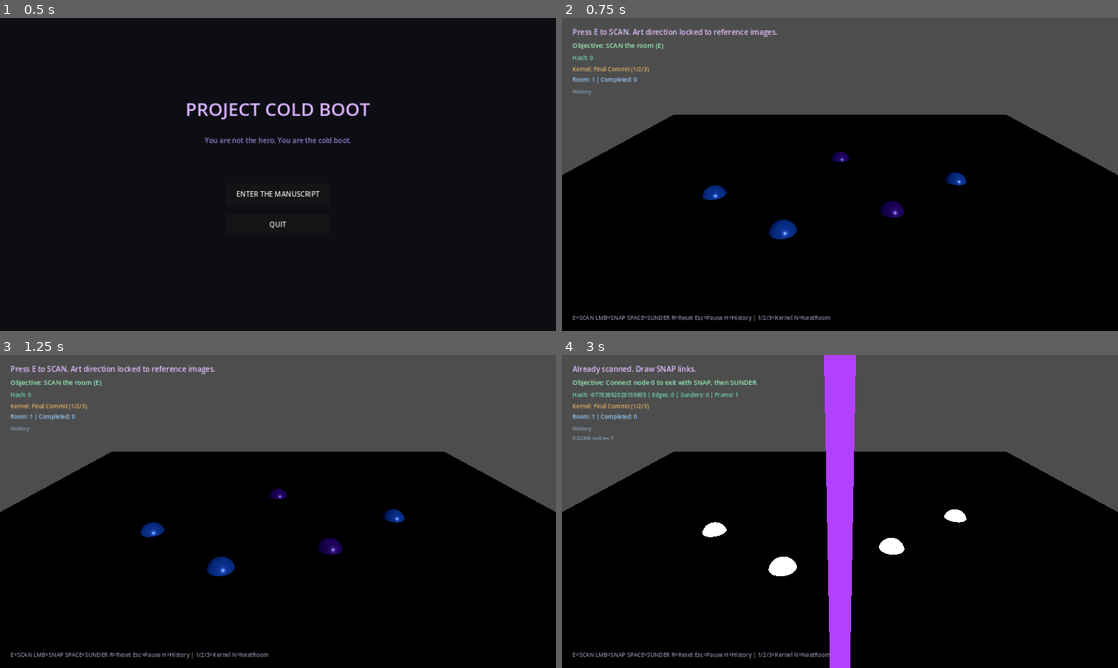
Above: before the commit, frames 1-4 (two rows, left to right).
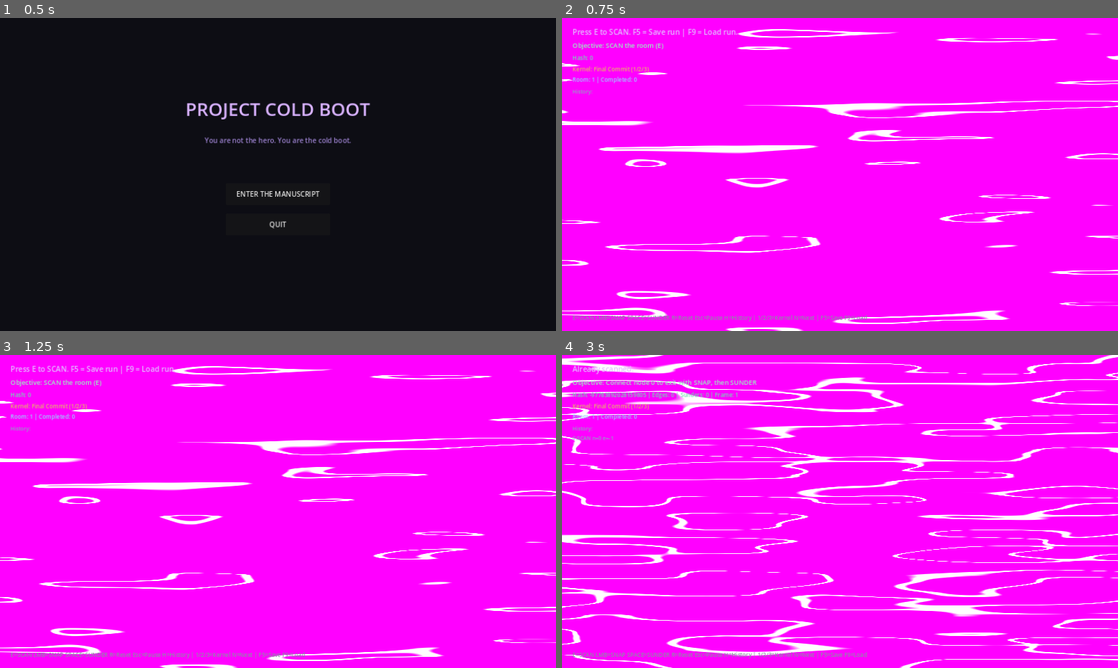
Above: after the commit, the same moments.

Repository: beyond-repair/Project-Cold-Boot
Game: Godot game, scene res://scenes/main_menu/MainMenu.tscn
The game is run twice, just before and just after one commit, with the same random seed, the same clock (stepped at 60 frames per second) and the same inputs.
Inputs (mouse positions are in pixels of both pictures, inside the frame that each line leads up to):
- Up to frame 1 (0.5 s): no input
- Up to frame 2 (0.75 s): click "ENTER THE MANUSCRIPT" at 0.5 s
- Up to frame 3 (1.25 s): no input
- Up to frame 4 (3 s): tap E (scan) at 1.25 s; move the mouse to (962, 495) at 1.27 s; hold E (scan) 1.28-2.03 s; click (962, 495) at 1.42 s; tap Space (sunder) at 1.55, 2.1 s; move the mouse to (728, 527) at 2.02 s; click (728, 527) at 2.17 s; tap N at 2.3, 2.85 s; move the mouse to (895, 442) at 2.77 s; hold E (scan) from 2.78 s (still down); click (895, 442) at 2.92 s

Frame 1 is identical in both runs. In frame 2, 100% of the frame differs, in the area x 0-100%, y 0-100%; in frame 3, 100%; in frame 4, 100%.

Commit message:
Cycle 6: Compositor wiring + MutationLog save/load
- Full-screen compositor ColorRect using domain_warp_compositor.gdshader
- Runtime ViewportTexture assignment from Layer0 / Layer1 SubViewports
- bleed_intensity driven by SCAN state
- MutationLog + run state save/load (F5 save, F9 load)
- Docs and STATUS updated
Playable slice retained; art direction respected

Diff:
--- a/godot/scenes/vertical_slice/VerticalSlice.tscn
+++ b/godot/scenes/vertical_slice/VerticalSlice.tscn
@@ -6,36 +6,37 @@
 size = Vector3(20, 0.2, 20)
 
 [sub_resource type="StandardMaterial3D" id="Mat_floor"]
-albedo_color = Color(0.07, 0.07, 0.11, 1)
+albedo_color = Color(0.03, 0.03, 0.05, 1)
 
 [sub_resource type="BoxMesh" id="BoxMesh_seam"]
 size = Vector3(0.18, 7, 14)
 
 [sub_resource type="StandardMaterial3D" id="Mat_seam"]
-albedo_color = Color(0.55, 0.15, 1, 1)
+albedo_color = Color(0.7, 0.25, 1, 1)
 emission_enabled = true
-emission = Color(0.7, 0.25, 1, 1)
-emission_energy_multiplier = 5.0
+emission = Color(0.85, 0.35, 1, 1)
+emission_energy_multiplier = 8.0
+shading_mode = 0
 
 [sub_resource type="CapsuleMesh" id="Capsule_auditor"]
 radius = 0.4
 height = 1.85
 
 [sub_resource type="StandardMaterial3D" id="Mat_auditor"]
-albedo_color = Color(0.08, 0.08, 0.1, 1)
+albedo_color = Color(0.06, 0.06, 0.08, 1)
 emission_enabled = true
-emission = Color(0.35, 0.05, 0.45, 1)
-emission_energy_multiplier = 1.0
+emission = Color(0.35, 0.05, 0.55, 1)
+emission_energy_multiplier = 1.8
 
 [sub_resource type="CapsuleMesh" id="Capsule_sable"]
 radius = 0.32
 height = 1.6
 
 [sub_resource type="StandardMaterial3D" id="Mat_sable"]
-albedo_color = Color(0.12, 0.04, 0.18, 1)
+albedo_color = Color(0.09, 0.03, 0.14, 1)
 emission_enabled = true
-emission = Color(0.55, 0.2, 0.85, 1)
-emission_energy_multiplier = 2.0
+emission = Color(0.6, 0.2, 0.95, 1)
+emission_energy_multiplier = 2.4
 
 [sub_resource type="Environment" id="Env_Layer0"]
 background_mode = 1
@@ -96,7 +97,7 @@
 
 [node name="SubViewport_Layer0" type="SubViewport" parent="DualLayerViewports"]
 own_world_3d = true
-size = Vector2i(640, 360)
+size = Vector2i(960, 540)
 render_target_update_mode = 4
 
 [node name="WorldEnvironment_L0" type="WorldEnvironment" parent="DualLayerViewports/SubViewport_Layer0"]
@@ -108,7 +109,7 @@
 
 [node name="SubViewport_Layer1" type="SubViewport" parent="DualLayerViewports"]
 own_world_3d = true
-size = Vector2i(640, 360)
+size = Vector2i(960, 540)
 render_target_update_mode = 4
 
 [node name="WorldEnvironment_L1" type="WorldEnvironment" parent="DualLayerViewports/SubViewport_Layer1"]
@@ -119,6 +120,16 @@
 fov = 52.0
 
 [node name="UI" type="CanvasLayer" parent="."]
+
+[node name="CompositorRect" type="ColorRect" parent="UI"]
+z_index = -10
+anchors_preset = 15
+anchor_right = 1.0
+anchor_bottom = 1.0
+grow_horizontal = 2
+grow_vertical = 2
+mouse_filter = 2
+color = Color(0, 0, 0, 0.01)
 
 [node name="StatusLabel" type="Label" parent="UI"]
 offset_left = 24.0
@@ -177,11 +188,11 @@
 [node name="HelpLabel" type="Label" parent="UI"]
 offset_left = 24.0
 offset_top = 680.0
-offset_right = 1100.0
+offset_right = 1200.0
 offset_bottom = 710.0
 theme_override_colors/font_color = Color(0.55, 0.55, 0.65, 1)
 theme_override_font_sizes/font_size = 13
-text = "E=SCAN LMB=SNAP SPACE=SUNDER R=Reset Esc=Pause H=History | 1/2/3=Kernel N=NextRoom"
+text = "E=SCAN LMB=SNAP SPACE=SUNDER R=Reset Esc=Pause H=History | 1/2/3=Kernel N=Next | F5=Save F9=Load"
 
 [node name="WinPanel" type="PanelContainer" parent="UI"]
 visible = false
@@ -199,7 +210,7 @@
 layout_mode = 2
 theme_override_colors/font_color = Color(0.85, 0.7, 1, 1)
 theme_override_font_sizes/font_size = 18
-text = "ROOM REWRITTEN\nSable: \"Another fragment secured.\"\nPress N for next room | R to reset"
+text = "ROOM REWRITTEN\nSable: \"Another fragment secured.\"\nN = next room | F5 = save | R = reset"
 horizontal_alignment = 1
 vertical_alignment = 1
 
--- a/godot/scripts/vertical_slice/VerticalSlice.gd
+++ b/godot/scripts/vertical_slice/VerticalSlice.gd
@@ -1,5 +1,5 @@
 extends Node3D
-## Vertical Slice — Cycle 5: Visual fidelity pass aligned to locked art.
+## Vertical Slice — Cycle 6: compositor wiring + save/load.
 
 @onready var status_label: Label = $UI/StatusLabel
 @onready var help_label: Label = $UI/HelpLabel
@@ -18,6 +18,9 @@
 @onready var cam_main: Camera3D = $Camera3D
 @onready var cam_l0: Camera3D = $DualLayerViewports/SubViewport_Layer0/Camera3D_L0
 @onready var cam_l1: Camera3D = $DualLayerViewports/SubViewport_Layer1/Camera3D_L1
+@onready var sv_l0: SubViewport = $DualLayerViewports/SubViewport_Layer0
+@onready var sv_l1: SubViewport = $DualLayerViewports/SubViewport_Layer1
+@onready var compositor_rect: ColorRect = $UI/CompositorRect
 @onready var floor_mesh: MeshInstance3D = $Floor
 
 var selected_node: int = -1
@@ -25,6 +28,9 @@
 var demo_complete: bool = false
 var paused: bool = false
 var show_history: bool = true
+var compositor_mat: ShaderMaterial
+
+const SAVE_PATH := "user://coldboot_run.save"
 
 func _ready() -> void:
 	GameState.graph_changed.connect(_rebuild_visuals)
@@ -41,41 +47,61 @@
 	pause_panel.visible = false
 	history_label.visible = show_history
 	_apply_atmosphere()
+	_setup_compositor()
 	_rebuild_visuals()
 	_update_objective()
 	_update_kernel_ui()
 	_update_room_ui()
-	_update_ui("Press E to SCAN. Art direction locked to reference images.")
-	help_label.text = "E=SCAN LMB=SNAP SPACE=SUNDER R=Reset Esc=Pause H=History | 1/2/3=Kernel N=NextRoom"
+	_update_ui("Press E to SCAN. F5 = Save run | F9 = Load run.")
+	help_label.text = "E=SCAN LMB=SNAP SPACE=SUNDER R=Reset Esc=Pause H=History | 1/2/3=Kernel N=Next | F5=Save F9=Load"
+
+func _setup_compositor() -> void:
+	if compositor_rect == null:
+		return
+	var shader := load("res://shaders/domain_warp_compositor.gdshader") as Shader
+	if shader == null:
+		push_warning("Compositor shader not found")
+		return
+	compositor_mat = ShaderMaterial.new()
+	compositor_mat.shader = shader
+	# ViewportTextures assigned at runtime
+	var tex0 := ViewportTexture.new()
+	tex0.viewport_path = sv_l0.get_path()
+	var tex1 := ViewportTexture.new()
+	tex1.viewport_path = sv_l1.get_path()
+	compositor_mat.set_shader_parameter("layer0_tex", tex0)
+	compositor_mat.set_shader_parameter("layer1_tex", tex1)
+	compositor_mat.set_shader_parameter("bleed_intensity", 0.15)
+	compositor_mat.set_shader_parameter("seam_width", 0.04)
+	compositor_mat.set_shader_parameter("warp_strength", 0.55)
+	compositor_mat.set_shader_parameter("violet_seam", Color(0.82, 0.35, 1.0))
+	compositor_mat.set_shader_parameter("seam_emission", 4.5)
+	compositor_rect.material = compositor_mat
+	compositor_rect.visible = true
+	# Start subtle; SCAN increases bleed
+
+func _set_bleed(amount: float) -> void:
+	if compositor_mat:
+		compositor_mat.set_shader_parameter("bleed_intensity", clamp(amount, 0.0, 1.0))
 
 func _apply_atmosphere() -> void:
-	# Dark wet cyber-noir / gothic base matching reference
 	var floor_mat := StandardMaterial3D.new()
 	floor_mat.albedo_color = Color(0.03, 0.03, 0.05)
 	floor_mat.metallic = 0.7
 	floor_mat.roughness = 0.25
-	floor_mat.specular_mode = BaseMaterial3D.SPECULAR_SCHLICK_GGX
 	floor_mesh.material_override = floor_mat
-
-	# Auditor — dark suit + glitch emission (reference look)
 	var aud_mat := StandardMaterial3D.new()
 	aud_mat.albedo_color = Color(0.06, 0.06, 0.08)
-	aud_mat.metallic = 0.4
-	aud_mat.roughness = 0.55
 	aud_mat.emission_enabled = true
 	aud_mat.emission = Color(0.35, 0.05, 0.55)
 	aud_mat.emission_energy_multiplier = 1.8
 	auditor_mesh.material_override = aud_mat
-
-	# Sable — corrupted-code violet
 	var sable_mat := StandardMaterial3D.new()
 	sable_mat.albedo_color = Color(0.09, 0.03, 0.14)
 	sable_mat.emission_enabled = true
 	sable_mat.emission = Color(0.6, 0.2, 0.95)
 	sable_mat.emission_energy_multiplier = 2.4
 	sable_mesh.material_override = sable_mat
-
-	# Bleed seam — bright violet lightning matching reference
 	var seam_mat := StandardMaterial3D.new()
 	seam_mat.albedo_color = Color(0.7, 0.25, 1.0)
 	seam_mat.emission_enabled = true
@@ -117,7 +143,14 @@
 					sable_mesh.visible = false
 					win_panel.visible = false
 					selected_node = -1
+					_set_bleed(0.15)
 					_update_ui("Entered Room %d. Press E to SCAN." % next_room)
+				return
+			KEY_F5:
+				_save_run()
+				return
+			KEY_F9:
+				_load_run()
 				return
 	if paused:
 		return
@@ -132,6 +165,82 @@
 	elif event is InputEventMouseButton and event.pressed and event.button_index == MOUSE_BUTTON_LEFT:
 		_try_select_node()
 
+func _save_run() -> void:
+	var data := {
+		"frame_id": GameState.frame_id,
+		"current_room": GameState.current_room,
+		"current_kernel": GameState.current_kernel,
+		"rooms_completed": GameState.rooms_completed,
+		"scanned": GameState.scanned,
+		"gate_is_open": GameState.gate_is_open,
+		"snap_count": GameState.snap_count,
+		"sunder_count": GameState.sunder_count,
+		"auditor_active": GameState.auditor_active,
+		"last_hash": GameState.last_hash,
+		"history": GameState.history.duplicate(true),
+		"edges": GameState.edges.duplicate(true),
+		"nodes_locked": [],
+		"nodes_revealed": []
+	}
+	for n in GameState.nodes:
+		if n.locked:
+			data.nodes_locked.append(n.id)
+		if n.revealed:
+			data.nodes_revealed.append(n.id)
+	var file := FileAccess.open(SAVE_PATH, FileAccess.WRITE)
+	if file:
+		file.store_string(JSON.stringify(data))
+		file.close()
+		_update_ui("Run saved (F9 to load).")
+	else:
+		_update_ui("Save failed.")
+
+func _load_run() -> void:
+	if not FileAccess.file_exists(SAVE_PATH):
+		_update_ui("No save found.")
+		return
+	var file := FileAccess.open(SAVE_PATH, FileAccess.READ)
+	if file == null:
+		_update_ui("Load failed.")
+		return
+	var text := file.get_as_text()
+	file.close()
+	var data = JSON.parse_string(text)
+	if typeof(data) != TYPE_DICTIONARY:
+		_update_ui("Save corrupt.")
+		return
+	GameState.go_to_room(int(data.get("current_room", 1)))
+	GameState.current_kernel = int(data.get("current_kernel", 0))
+	GameState.rooms_completed = int(data.get("rooms_completed", 0))
+	GameState.frame_id = int(data.get("frame_id", 0))
+	GameState.scanned = bool(data.get("scanned", false))
+	GameState.gate_is_open = bool(data.get("gate_is_open", false))
+	GameState.snap_count = int(data.get("snap_count", 0))
+	GameState.sunder_count = int(data.get("sunder_count", 0))
+	GameState.auditor_active = bool(data.get("auditor_active", false))
+	GameState.last_hash = int(data.get("last_hash", 0))
+	GameState.history = data.get("history", [])
+	GameState.edges = data.get("edges", [])
+	var locked: Array = data.get("nodes_locked", [])
+	var revealed: Array = data.get("nodes_revealed", [])
+	for n in GameState.nodes:
+		n.locked = n.id in locked
+		n.revealed = n.id in revealed or GameState.scanned
+		if str(n.label).ends_with("_OPEN") == false and GameState.gate_is_open and n.id == 3:
+			n.label = str(n.label) + "_OPEN"
+	demo_complete = GameState.gate_is_open
+	auditor_mesh.visible = GameState.auditor_active
+	sable_mesh.visible = GameState.gate_is_open
+	win_panel.visible = GameState.gate_is_open
+	bleed_seam.visible = GameState.scanned
+	_set_bleed(0.45 if GameState.scanned else 0.15)
+	GameState.graph_changed.emit()
+	_update_objective()
+	_update_kernel_ui()
+	_update_room_ui()
+	_update_history()
+	_update_ui("Run loaded.")
+
 func _toggle_pause() -> void:
 	paused = not paused
 	pause_panel.visible = paused
@@ -145,6 +254,7 @@
 	sable_mesh.visible = false
 	win_panel.visible = false
 	bleed_seam.visible = false
+	_set_bleed(0.15)
 	_update_ui("Demo reset. Press E to SCAN.")
 	_update_objective()
 	_update_history()
@@ -152,14 +262,15 @@
 
 func _do_scan() -> void:
 	if GameState.scanned:
-		_update_ui("Already scanned. Draw SNAP links.")
+		_update_ui("Already scanned.")
 		return
 	GameState.begin_frame()
 	GameState.log_mutation("SCAN", 0, -1, [], 0)
 	if not GameState.commit_frame():
 		_update_ui("SCAN rejected: %s" % GameState.last_reject_reason)
 		return
-	_update_ui("SCAN complete. Violet anchors revealed. Click two to SNAP.")
+	_set_bleed(0.45)
+	_update_ui("SCAN complete. Bleed increased. Click two nodes to SNAP.")
 	_update_objective()
 	_update_history()
 
@@ -182,7 +293,7 @@
 	if collider and collider.has_meta("node_id"):
 		var id: int = collider.get_meta("node_id")
 		if GameState.nodes[id].locked:
-			_update_ui("Node %d locked by Auditor. Adapt." % id)
+			_update_ui("Node %d locked by Auditor." % id)
 			return
 		if selected_node == -1:
 			selected_node = id
@@ -220,23 +331,24 @@
 	bleed_seam.visible = true
 
 func _on_snap(from_id: int, to_id: int) -> void:
-	_update_ui("SNAP: %d → %d (violet causal link)" % [from_id, to_id])
+	_update_ui("SNAP: %d → %d" % [from_id, to_id])
 
 func _on_sunder(chain: Array) -> void:
 	if GameState.gate_is_open:
-		_update_ui("SUNDER resolved. Exit OPEN. Press N for next room.")
+		_update_ui("SUNDER resolved. Press N for next room.")
 	else:
 		_update_ui("SUNDER (%d links). Path incomplete." % chain.size())
 
 func _on_auditor() -> void:
 	auditor_mesh.visible = true
-	_update_ui("AUDITOR lock (Kernel: %s). Stay unreadable." % GameState.get_kernel_name())
+	_update_ui("AUDITOR lock (Kernel: %s)." % GameState.get_kernel_name())
 
 func _on_win() -> void:
 	demo_complete = true
 	sable_mesh.visible = true
 	win_panel.visible = true
-	_update_ui("Room %d rewritten. Sable acknowledges. N = next room." % GameState.current_room)
+	_set_bleed(0.62)
+	_update_ui("Room %d rewritten. N = next | F5 = save." % GameState.current_room)
 
 func _on_room_changed(_room_id: int) -> void:
 	_update_room_ui()
@@ -262,7 +374,7 @@
 	elif not GameState.gate_is_open:
 		objective_label.text = "Objective: Connect node 0 to exit with SNAP, then SUNDER"
 	else:
-		objective_label.text = "Objective: Room complete — Press N for next room"
+		objective_label.text = "Objective: Room complete — N next room | F5 save"
 
 func _update_history() -> void:
 	history_label.text = "History:\n" + GameState.get_history_summary()
@@ -279,7 +391,6 @@
 	for c in edge_container.get_children():
 		c.queue_free()
 	node_meshes.clear()
-
 	for n in GameState.nodes:
 		var mi := MeshInstance3D.new()
 		var sphere := SphereMesh.new()
@@ -287,7 +398,6 @@
 		sphere.height = 0.76
 		mi.mesh = sphere
 		var mat := StandardMaterial3D.new()
-		# Layer colors locked to art: Necropolis = deep ink purple, Vesper = cyan-teal
 		if n.layer == 0:
 			mat.albedo_color = Color(0.28, 0.06, 0.38)
 		else:
@@ -296,7 +406,7 @@
 		mat.roughness = 0.3
 		if n.revealed or GameState.scanned:
 			mat.emission_enabled = true
-			mat.emission = Color(0.75, 0.3, 1.0)  # signature violet causal energy
+			mat.emission = Color(0.75, 0.3, 1.0)
 			mat.emission_energy_multiplier = 3.5
 		if n.locked:
 			mat.albedo_color = Color(0.55, 0.08, 0.1)
@@ -305,11 +415,9 @@
 		if str(n.label).ends_with("_OPEN"):
 			mat.albedo_color = Color(0.15, 0.7, 0.35)
 			mat.emission = Color(0.3, 1.0, 0.55)
-			mat.emission_energy_multiplier = 3.0
 		mi.material_override = mat
 		mi.position = GameState.get_node_pos(n.id)
 		node_container.add_child(mi)
-
 		var body := StaticBody3D.new()
 		var col := CollisionShape3D.new()
 		var shape := SphereShape3D.new()
@@ -319,7 +427,6 @@
 		body.set_meta("node_id", n.id)
 		mi.add_child(body)
 		node_meshes[n.id] = mi
-
 	for e in GameState.edges:
 		var from_pos: Vector3 = GameState.get_node_pos(e.from)
 		var to_pos: Vector3 = GameState.get_node_pos(e.to)
@@ -333,11 +440,8 @@
 		mat.shading_mode = BaseMaterial3D.SHADING_MODE_UNSHADED
 		mat.albedo_color = Color(0.9, 0.4, 1.0)
 		mat.emission_enabled = true
-		mat.emission = Color(0.85, 0.35, 1.0)  # strong violet chain matching reference SNAP
+		mat.emission = Color(0.85, 0.35, 1.0)
 		mat.emission_energy_multiplier = 6.0
-		if e.corrupted:
-			mat.albedo_color = Color(1.0, 0.25, 0.3)
-			mat.emission = Color(1.0, 0.2, 0.25)
 		mi.material_override = mat
 		mi.position = (from_pos + to_pos) / 2.0
 		mi.look_at(to_pos, Vector3.UP)
Not shown, changed: docs/DEMO.md
Not shown, changed: docs/STATUS.md
